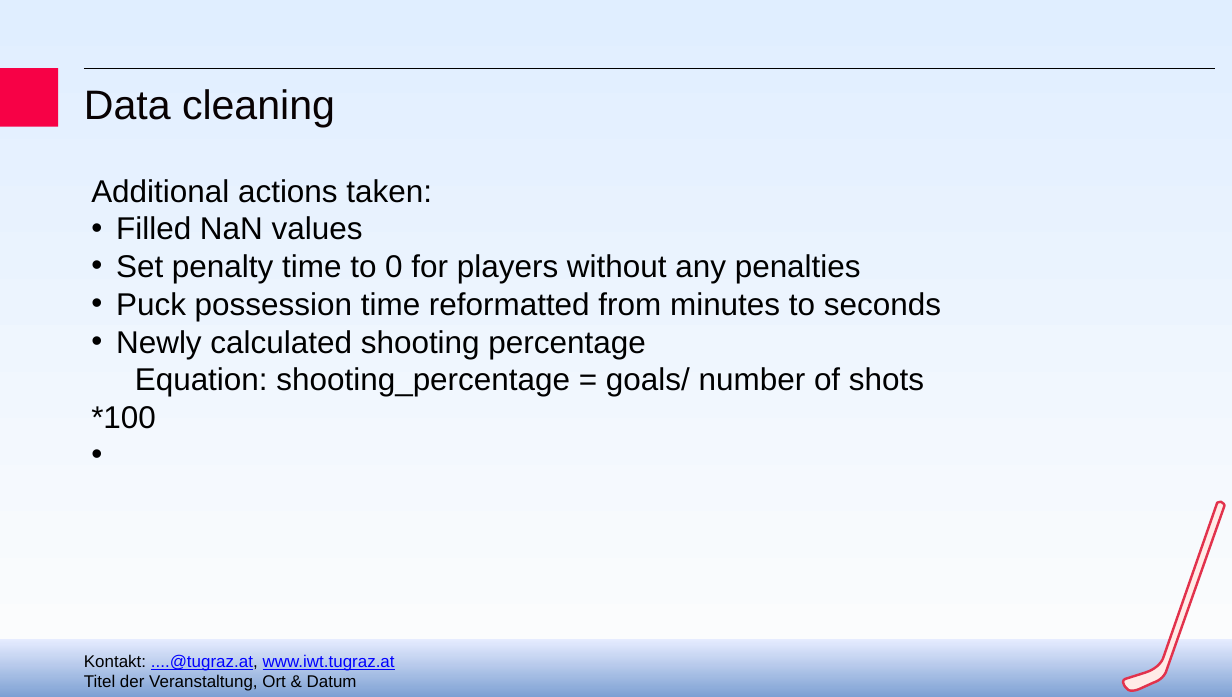
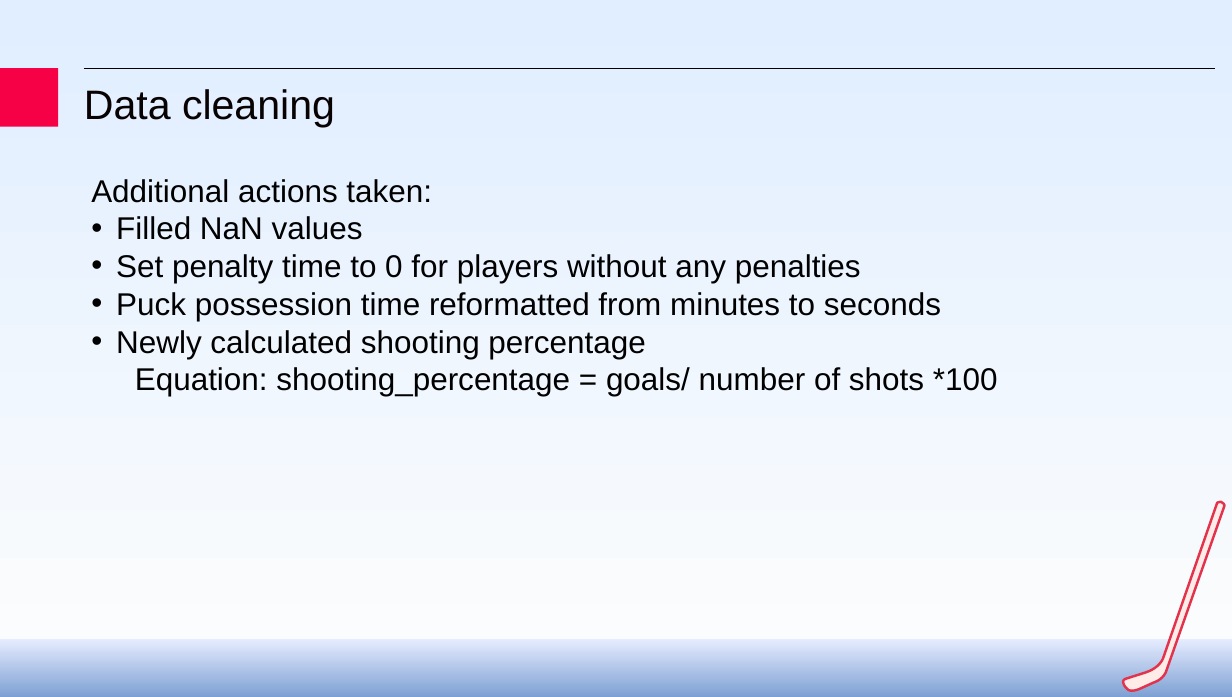
Before and after one commit to jaklvinc/KnowledgeDiscoveryAndDataMining-TUGraz-2026, a slide deck: slide 8 of phase_1/KDDM_phase1_presentation.pptx. Drawn at 1232x697 pixels with LibreOffice and Linux fonts; fonts in the diff are those of the drawing; background and template pictures are left out. Boxes give left, top, right and bottom in pixels: in the first picture for what was removed or moved away, otherwise in the second. Text is boxed around its words. In the diff, an @@ line names an element or a change of style, - is before the commit and + after.

```diff
--- a/phase_1/KDDM_phase1_presentation.pptx
+++ b/phase_1/KDDM_phase1_presentation.pptx
@@ text "Additional actions taken:" rewrapped from bbox=[91, 179, 941, 429] to bbox=[91, 179, 998, 396] @@
@@ text removed at bbox=[84, 654, 395, 691] @@
-Kontakt: ....@tugraz.at, www.iwt.tugraz.at
-Titel der Veranstaltung, Ort & Datum
```
Also in this commit, not shown: 8 other slides changed, 1 slide added, 1 slide removed, 2 other files.
